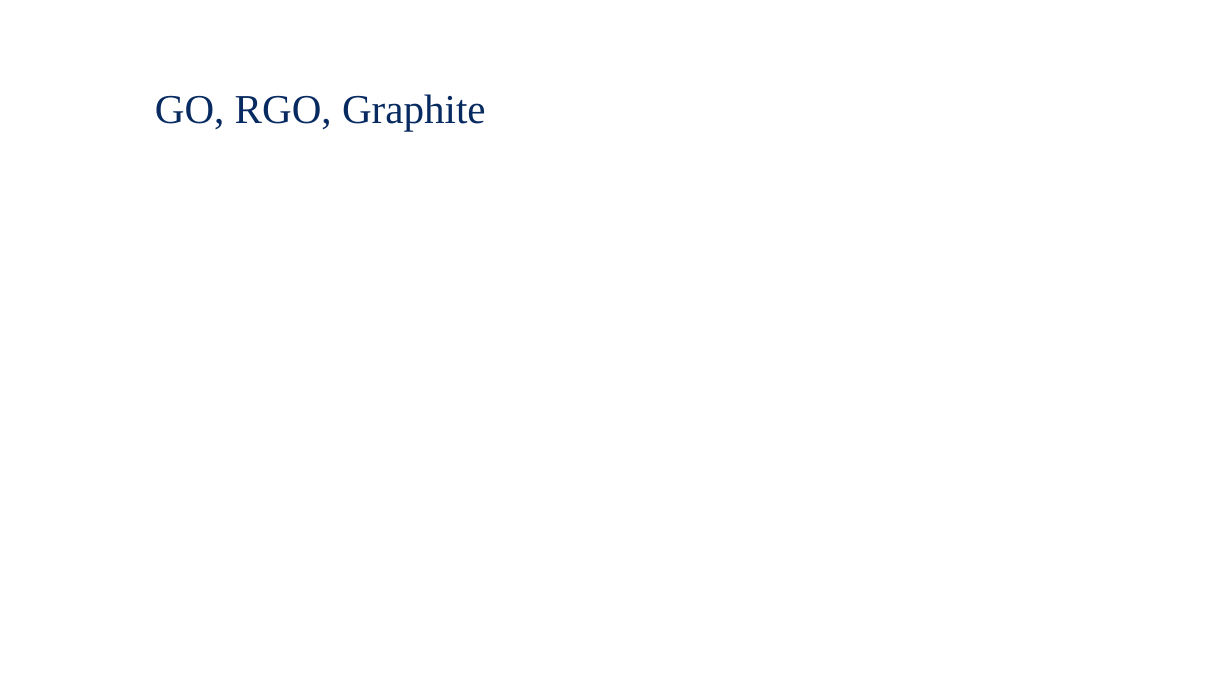
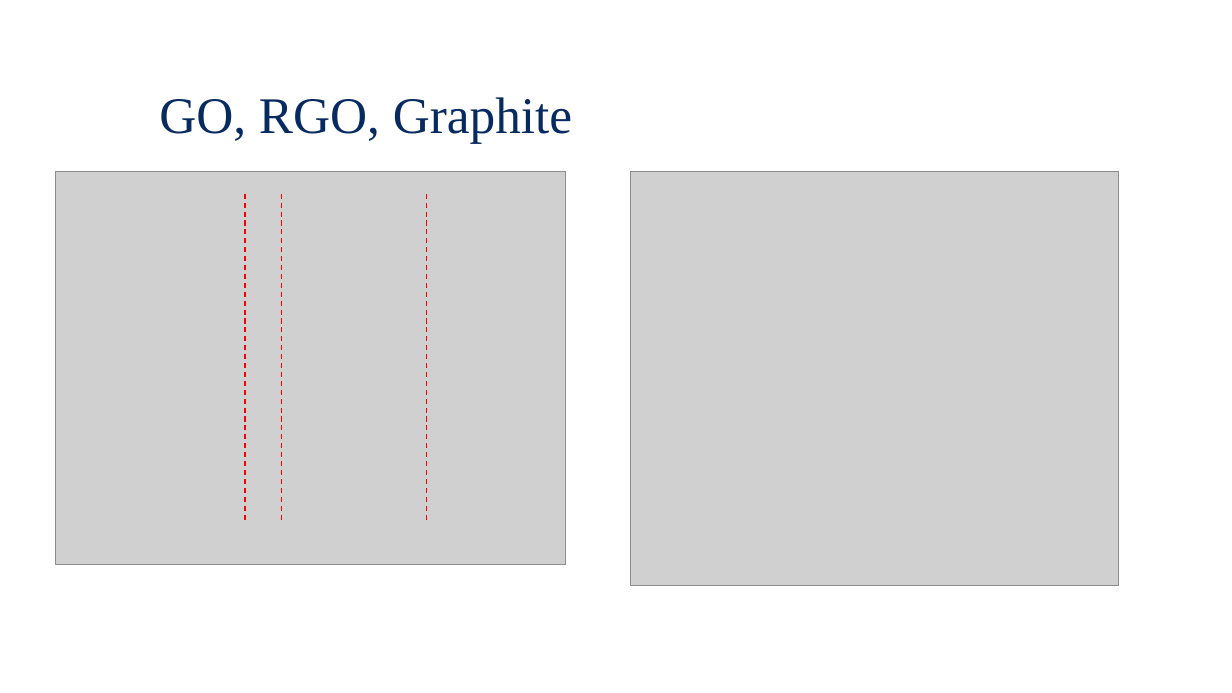
Before and after one commit to Waterbird20/APL2, a slide deck: slide 8 of Raman_Final Presentation.pptx. Drawn at 1232x693 pixels with LibreOffice and Linux fonts; fonts in the diff are those of the drawing; grey boxes stand for pictures; background and template pictures are left out. Boxes give left, top, right and bottom in pixels: in the first picture for what was removed or moved away, otherwise in the second. Text is boxed around its words. In the diff, an @@ line names an element or a change of style, - is before the commit and + after.

```diff
--- a/Raman_Final Presentation.pptx
+++ b/Raman_Final Presentation.pptx
@@ text "GO, RGO, Graphite" at <box>159,97,572,143</box>: size 32 to 40 pt @@
@@ picture added at <box>55,172,565,565</box> @@
@@ picture added at <box>630,172,1118,586</box> @@
@@ line added from (245, 194) to (245, 521), #FF0000 1 pt dashed @@
@@ line added from (281, 194) to (281, 521), #FF0000 1 pt dashed @@
@@ line added from (427, 194) to (427, 521), #FF0000 1 pt dashed @@
```
Also in this commit, not shown: 8 other slides changed, 4 slides added, 2 slides removed, 2 other files.
